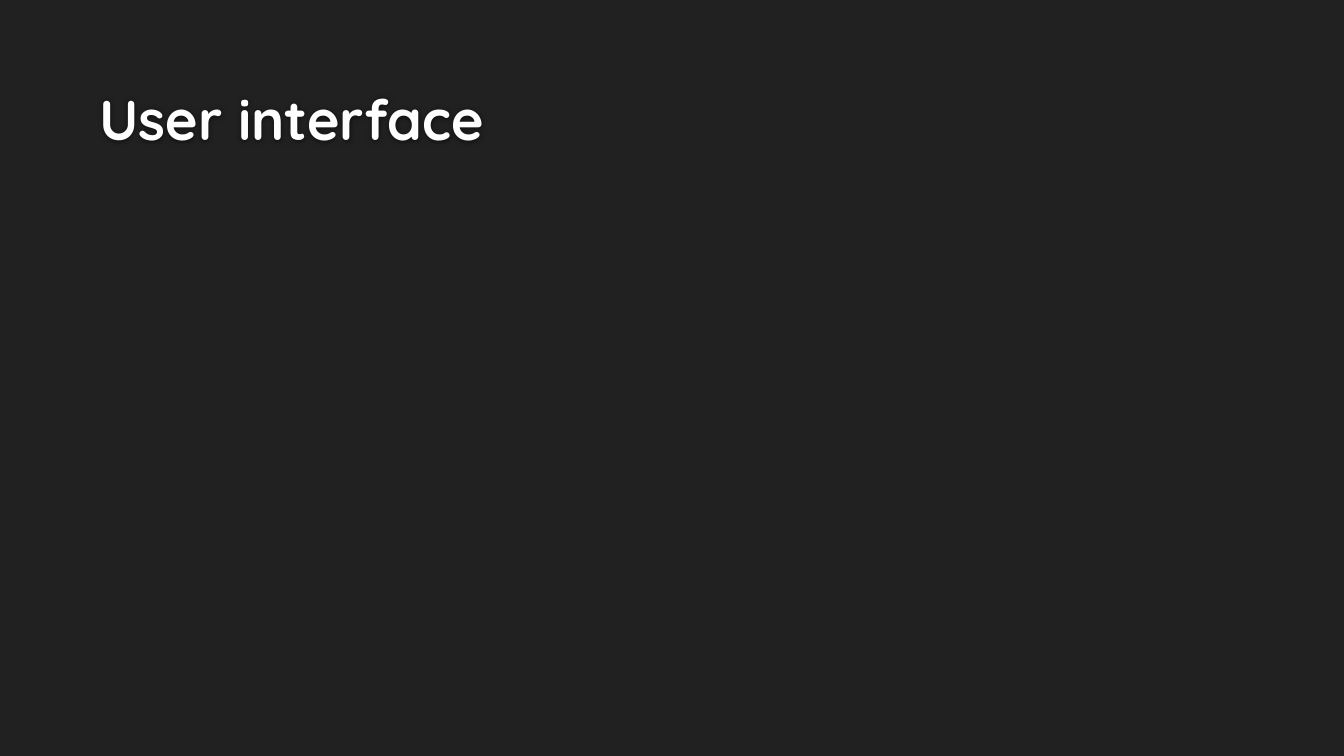
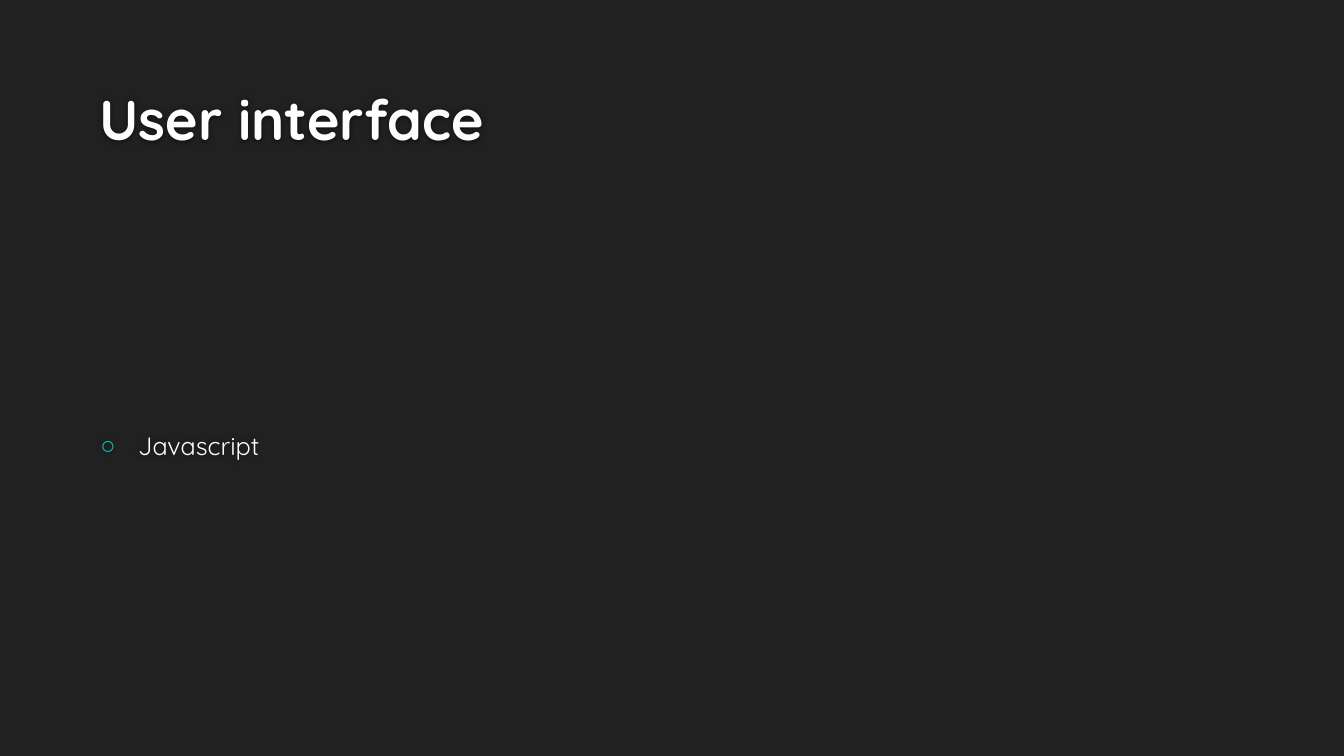
Before and after one commit to KavishNaran/Loan-risk---machine-learning, a slide deck: slide 9 of Credit Loan Presentation.pptx (slide 11 before the commit). Drawn at 1344x756 pixels with LibreOffice and Linux fonts; fonts in the diff are those of the drawing; background and template pictures are left out. Boxes give left, top, right and bottom in pixels: in the first picture for what was removed or moved away, otherwise in the second. Text is boxed around its words. In the diff, an @@ line names an element or a change of style, - is before the commit and + after.

```diff
--- a/Credit Loan Presentation.pptx
+++ b/Credit Loan Presentation.pptx
@@ text added at bbox=[138, 437, 259, 460], 18 pt, text #FFFFFF @@
+○ Javascript
```
Also in this commit, not shown: 5 other slides changed, 3 slides added, 2 slides removed.
